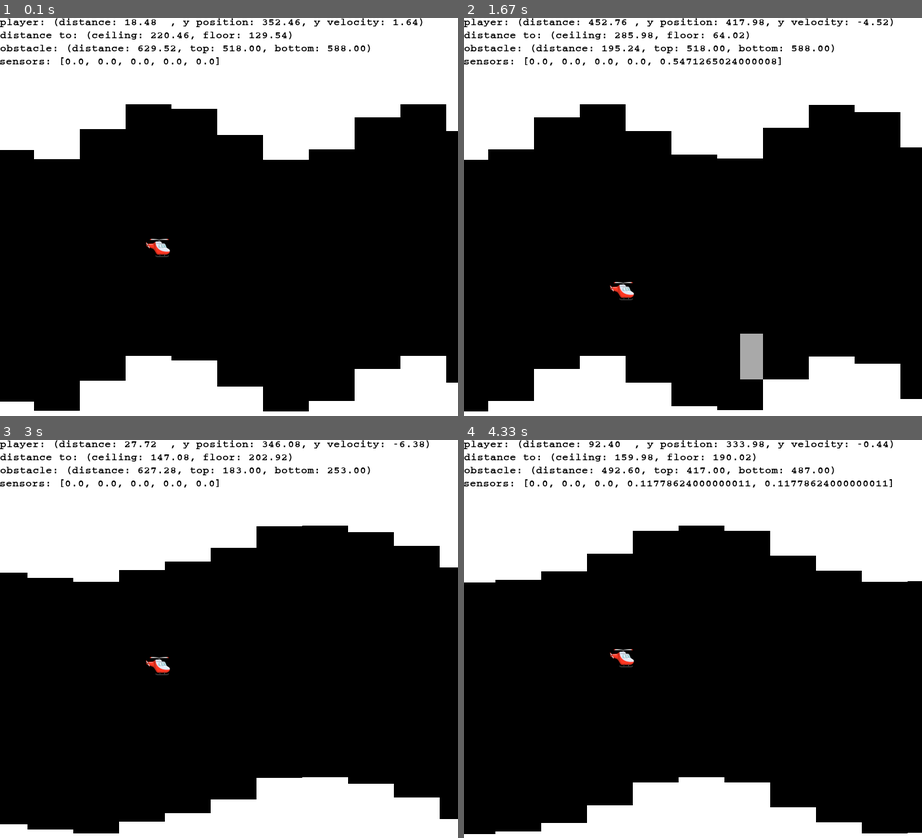
Above: before the commit, frames 1-4 (two rows, left to right).
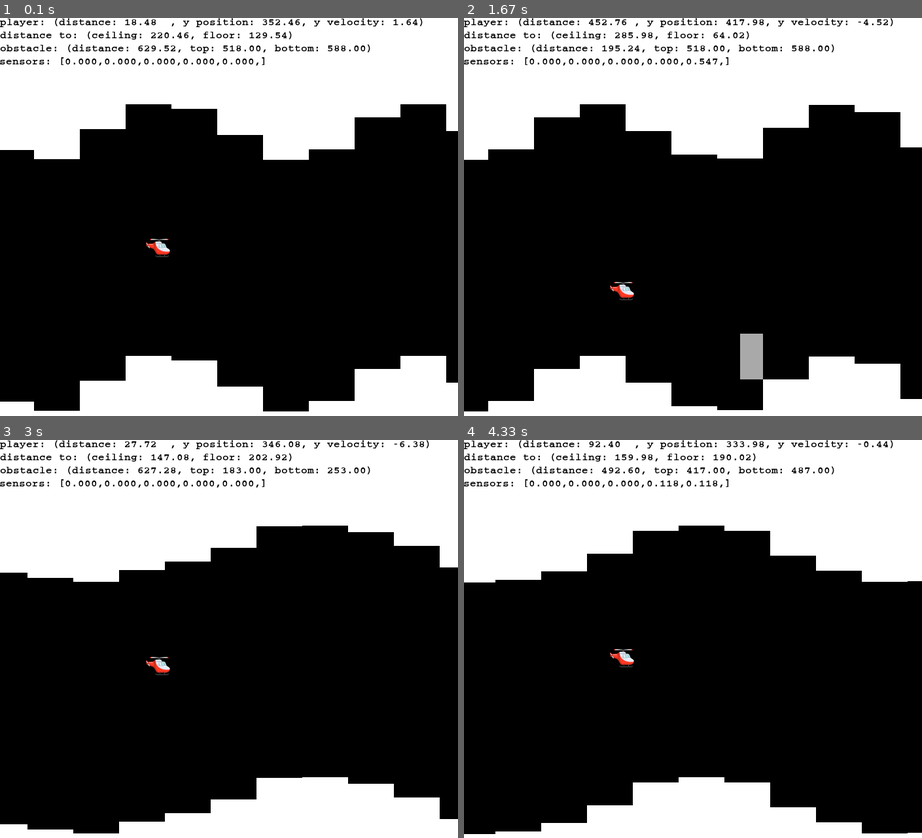
Above: after the commit, the same moments.

Repository: uzgit/helicopter-game
Game: pygame game, started from pixelcopter.py
The game is run twice, just before and just after one commit, with the same random seed, the same clock (stepped at 60 frames per second) and the same inputs.
Inputs:
- Up to frame 1 (0.1 s): no input
- Up to frame 2 (1.67 s): tap W at 0.33, 0.73, 1.03, 1.23, 1.57 s
- Up to frame 3 (3 s): tap W at 1.87, 2.07, 2.37, 2.63, 2.97 s
- Up to frame 4 (4.33 s): tap W at 3.27, 3.4, 3.8, 4.1 s

The runs differ from the first frame. In frame 1, 0.2% of the frame differs, in the area x 18-58%, y 9-12%; in frame 2, 0.3%; in frame 3, 0.2%; in frame 4, 0.5%, in the area x 18-94%, y 9-12%.

Commit message:
Cleaned up

Diff:
--- a/agents/from_file_agent.py
+++ b/agents/from_file_agent.py
@@ -4,7 +4,7 @@
 from .neat.genome import *
 from .neat.neural_network import *
 
-genome_file = "/home/joshua/PycharmProjects/helicopter-game/agents/champion.genome"
+genome_file = "genomes/champion.genome"
 
 class Agent():
 
@@ -21,7 +21,8 @@
 
     def get_action(self, game_state):
 
-        inputs = [height_ratio for height_ratio in game_state["height_ratios"]]
+        # inputs = [height_ratio for height_ratio in game_state["height_ratios"]]
+        inputs = [normalized_height for normalized_height in game_state["normalized_heights"]]
         inputs += [segment for segment in game_state["segments"]]
         inputs.append(game_state["player_vel"] / 50)
 
--- a/pixelcopter.py
+++ b/pixelcopter.py
@@ -541,7 +541,12 @@
 def display_status_line_3(status):
     return "obstacle: (distance: %3.2f, top: %3.2f, bottom: %3.2f)" %(status["next_gate_dist_to_player"], status["next_gate_block_top"], status["next_gate_block_bottom"])
 def display_status_line_4(status):
-    return "sensors: {}".format(status["segments"])
+    #return "sensors: {}".format(status["segments"])
+    representation = "sensors: ["
+    for sensor_output in status["segments"]:
+        representation += "%4.3f," % sensor_output
+    representation += "]"
+    return representation
 #################################################################################################
 if __name__ == "__main__":
     import numpy as np
Not shown, removed: champion
Not shown, removed: champion.svg
Not shown, removed: generation_champion
Not shown, removed: generation_champion.svg
Not shown, changed: .gitignore
Not shown, removed: champion.genome
